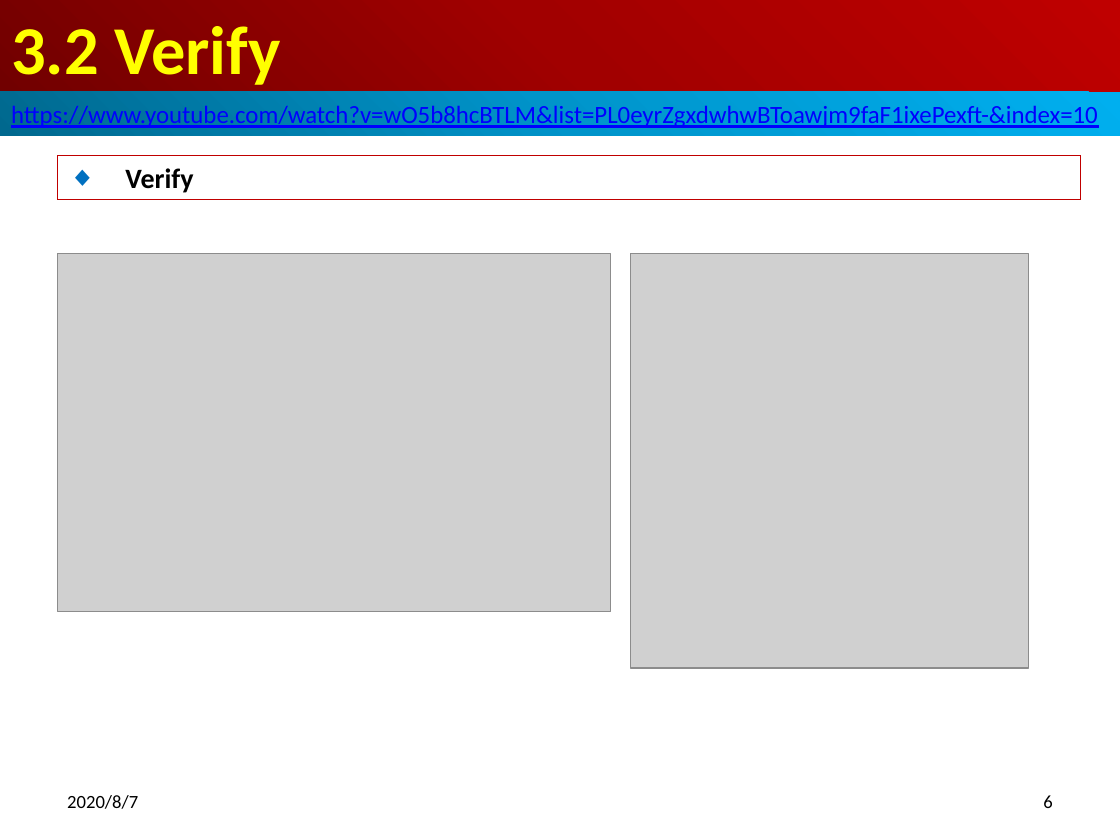
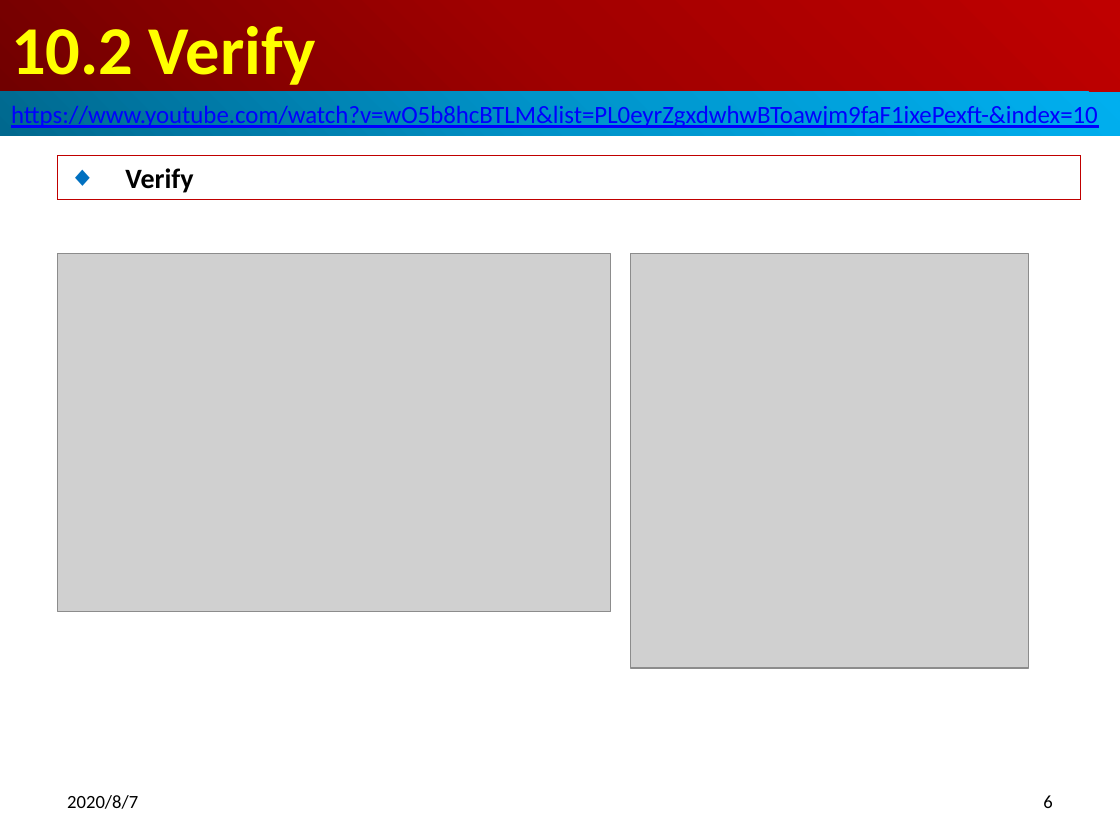
Before and after one commit to peterhchen/900_PHP_Proj, a slide deck: slide 6 of 10_Comparison.pptx. Drawn at 1120x840 pixels with LibreOffice and Linux fonts; fonts in the diff are those of the drawing; grey boxes stand for pictures. Boxes give left, top, right and bottom in pixels: in the first picture for what was removed or moved away, otherwise in the second. Text is boxed around its words. In the diff, an @@ line names an element or a change of style, - is before the commit and + after.

```diff
--- a/10_Comparison.pptx
+++ b/10_Comparison.pptx
@@ title at [11, 26, 316, 85]: text changed @@
-3.2 Verify
+10.2 Verify
```
Also in this commit, not shown: 3 other slides changed, 10 other files.
